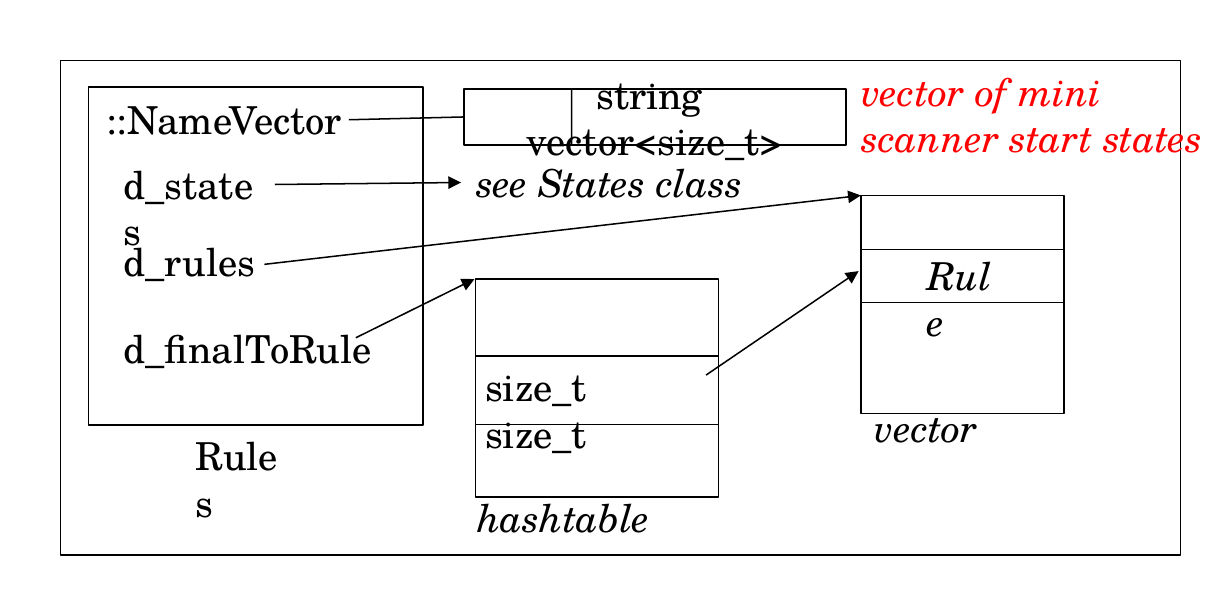
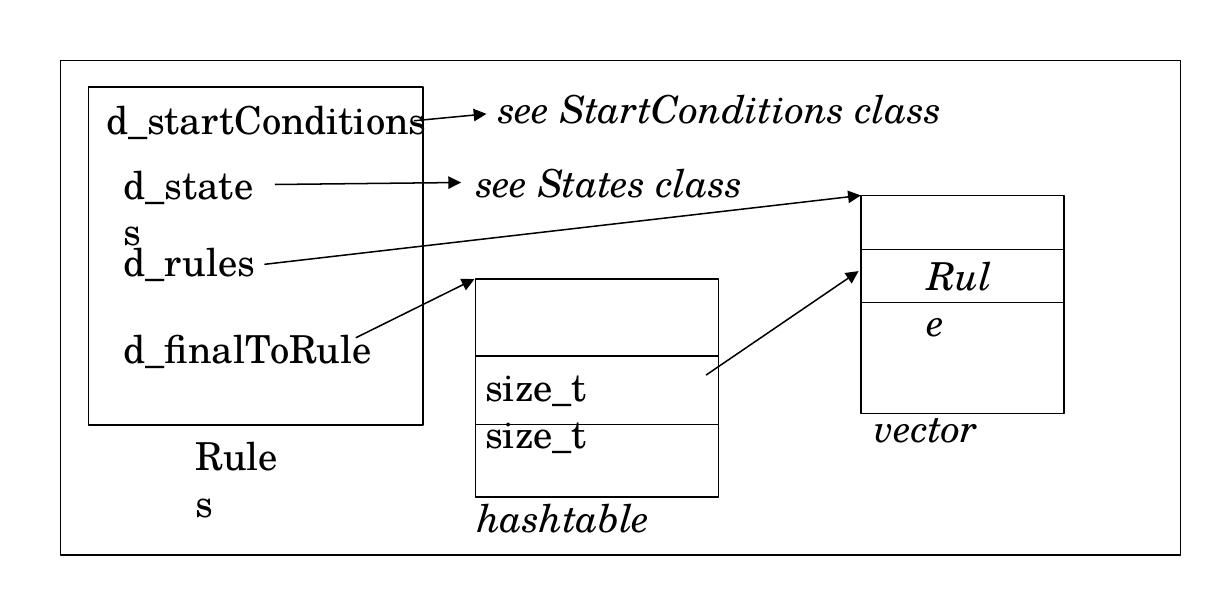
Before and after one commit to fbb-git/flexcpp, a slide deck: slide 1 of flexc++/documentation/manual/images/molds/rules.odp. Drawn at 1232x616 pixels with LibreOffice and Linux fonts; fonts in the diff are those of the drawing. Boxes give left, top, right and bottom in pixels: in the first picture for what was removed or moved away, otherwise in the second. Text is boxed around its words. In the diff, an @@ line names an element or a change of style, - is before the commit and + after.

```diff
--- a/flexc++/documentation/manual/images/molds/rules.odp
+++ b/flexc++/documentation/manual/images/molds/rules.odp
@@ rectangle removed at bbox=[464, 89, 845, 145] @@
-string vector<size_t>
@@ line removed from (571, 89) to (571, 146) @@
@@ text removed at bbox=[862, 78, 1203, 164] @@
-vector of mini
-scanner start states
@@ text removed at bbox=[106, 106, 342, 135] @@
-::NameVector
@@ text added at bbox=[106, 96, 427, 146], 18 pt, text #000000 @@
+d_startConditions
@@ line moved from (348, 120) - (464, 117) to (414, 120) - (487, 114) @@
@@ line (414, 120) - (487, 114): line to arrow @@
@@ text added at bbox=[499, 94, 942, 124], 18 pt, text #000000, italic @@
+see StartConditions class
```
Also in this commit, not shown: 11 other files.
